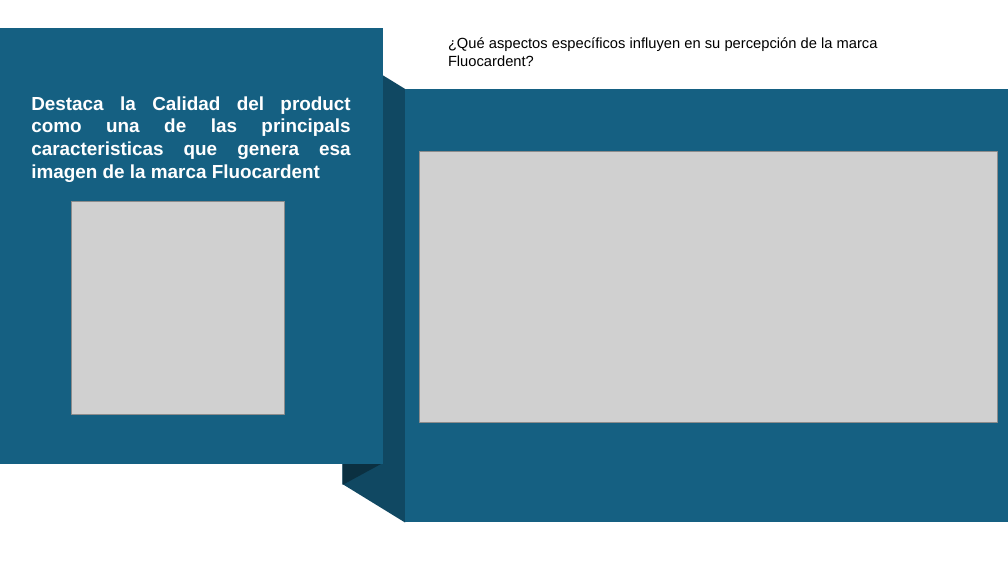
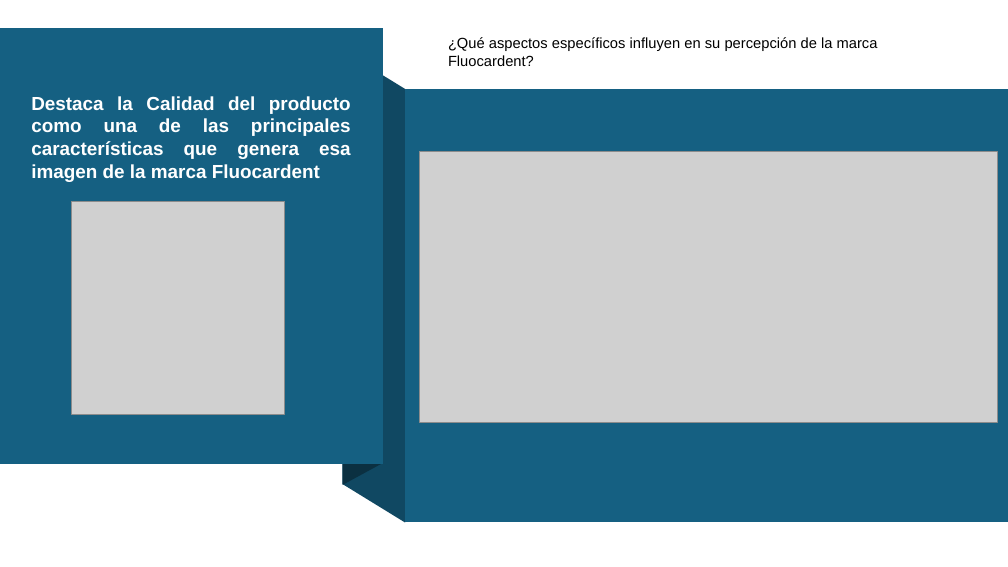
Before and after one commit to cesarsaa/MindLabs, a slide deck: slide 8 of FluoCardent/4.Documents/Informe_preliminar.pptx. Drawn at 1008x567 pixels with LibreOffice and Linux fonts; fonts in the diff are those of the drawing; grey boxes stand for pictures. Boxes give left, top, right and bottom in pixels: in the first picture for what was removed or moved away, otherwise in the second. Text is boxed around its words. In the diff, an @@ line names an element or a change of style, - is before the commit and + after.

Commit message:
update ppt

```diff
--- a/FluoCardent/4.Documents/Informe_preliminar.pptx
+++ b/FluoCardent/4.Documents/Informe_preliminar.pptx
@@ text at [31,96,351,182]: text changed @@
-Destaca la Calidad del product como una de las principals caracteristicas que genera esa imagen de la marca Fluocardent
+Destaca la Calidad del producto como una de las principales características que genera esa imagen de la marca Fluocardent
```
Also in this commit, not shown: 2 other slides changed, 2 other files.
